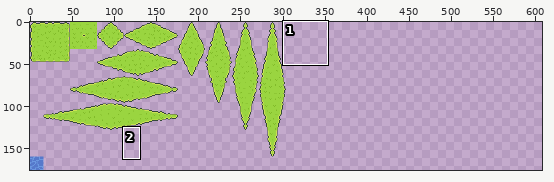
Edited in one commit: sprite sheet (Assets/Sprites/Gameplay/terrain_tileset.png). The first picture is a wide view before the edit; the outline marks the close-up.
Close-up. First the earlier version:
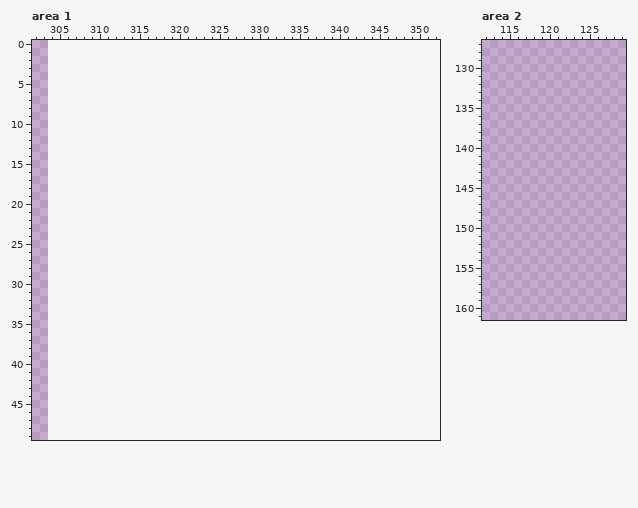
The file is 304x176 pixels. Shown: area 1: x 302..352, y 0..49; area 2: x 112..129, y 127..161. The old version is drawn lined up with the new one, on the new canvas. The commit also changed other parts of the picture, which this record leaves out.
And afterwards:
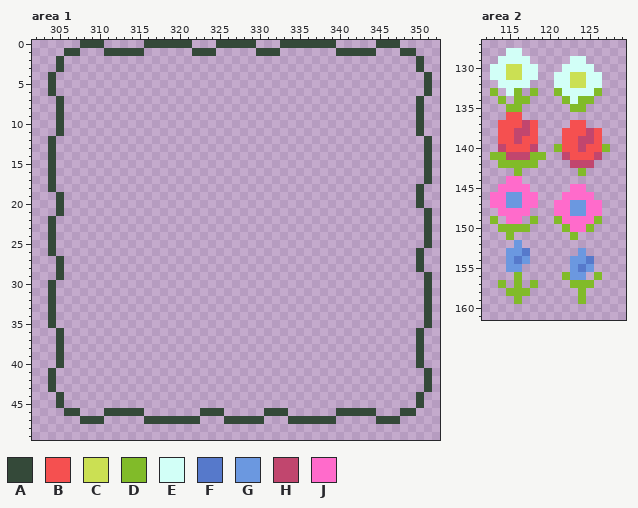
Palette (. is transparent): A #344939  B #f55050  C #cbe053  D #81bb29  E #d2fff7  F #5679cb  G #6b98e0  H #c1466e  J #ff6bcb
Diff:
canvas 304x176 -> 608x176
--- area 1
@@ x 302..352 @@
- 0 ...................................................
- 1 ...................................................
- 2 ...................................................
- 3 ...................................................
- 4 ...................................................
- 5 ...................................................
- 6 ...................................................
- 7 ...................................................
- 8 ...................................................
- 9 ...................................................
-10 ...................................................
-11 ...................................................
-12 ...................................................
-13 ...................................................
-14 ...................................................
-15 ...................................................
-16 ...................................................
-17 ...................................................
-18 ...................................................
-19 ...................................................
-20 ...................................................
-21 ...................................................
-22 ...................................................
-23 ...................................................
-24 ...................................................
-25 ...................................................
-26 ...................................................
-27 ...................................................
-28 ...................................................
-29 ...................................................
-30 ...................................................
-31 ...................................................
-32 ...................................................
-33 ...................................................
-34 ...................................................
-35 ...................................................
-36 ...................................................
-37 ...................................................
-38 ...................................................
-39 ...................................................
-40 ...................................................
-41 ...................................................
-42 ...................................................
-43 ...................................................
-44 ...................................................
-45 ...................................................
-46 ...................................................
-47 ...................................................
+ 0 ......AAA.....AAAAAA...AAAAA...AAAAAAA.....AAA.....
+ 1 ....AA...AAAAA......AAA.....AAA.......AAAAA...AA...
+ 2 ...A............................................A..
+ 3 ...A............................................A..
+ 4 ..A..............................................A.
+ 5 ..A..............................................A.
+ 6 ..A..............................................A.
+ 7 ...A............................................A..
+ 8 ...A............................................A..
+ 9 ...A............................................A..
+10 ...A............................................A..
+11 ...A............................................A..
+12 ..A..............................................A.
+13 ..A..............................................A.
+14 ..A..............................................A.
+15 ..A..............................................A.
+16 ..A..............................................A.
+17 ..A..............................................A.
+18 ..A.............................................A..
+19 ...A............................................A..
+20 ...A............................................A..
+21 ...A.............................................A.
+22 ..A..............................................A.
+23 ..A..............................................A.
+24 ..A..............................................A.
+25 ..A..............................................A.
+26 ..A.............................................A..
+27 ...A............................................A..
+28 ...A............................................A..
+29 ...A.............................................A.
+30 ..A..............................................A.
+31 ..A..............................................A.
+32 ..A..............................................A.
+33 ..A..............................................A.
+34 ..A..............................................A.
+35 ..A..............................................A.
+36 ...A............................................A..
+37 ...A............................................A..
+38 ...A............................................A..
+39 ...A............................................A..
+40 ...A............................................A..
+41 ..A..............................................A.
+42 ..A..............................................A.
+43 ..A..............................................A.
+44 ...A............................................A..
+45 ...A............................................A..
+46 ....AA...AAAAA.......AAA.....AAA......AAAAA...AA...
+47 ......AAA.....AAAAAAA...AAAAA...AAAAAA.....AAA.....
 48 ...................................................
--- area 2
@@ x 112..129 @@
 127 ..................
-128 ..................
-129 ..................
-130 ..................
-131 ..................
-132 ..................
-133 ..................
-134 ..................
-135 ..................
-136 ..................
-137 ..................
-138 ..................
-139 ..................
-140 ..................
-141 ..................
-142 ..................
-143 ..................
-144 ..................
-145 ..................
-146 ..................
-147 ..................
-148 ..................
-149 ..................
-150 ..................
-151 ..................
-152 ..................
-153 ..................
-154 ..................
-155 ..................
-156 ..................
-157 ..................
-158 ..................
-159 ..................
+128 ...EE.............
+129 ..EEEE.....EE.....
+130 .EECCEE...EEEE....
+131 .EECCEE..EECCEE...
+132 ..EEEE...EECCEE...
+133 .D.ED.D..DEEEED...
+134 ..D.DD....DEDD....
+135 ...DD......DD.....
+136 ...BB.............
+137 ..BBBHB....BB.....
+138 ..BBHHB...BBBHB...
+139 ..BBHBB...BBHHB...
+140 ..HBBBH..DBBHBBD..
+141 .DDHHHDD..HBBBH...
+142 ..DDDDD....HHH....
+143 ....D.......D.....
+144 ...JJ.............
+145 ..JJJJ.....JJ.....
+146 .JJGGJJ...JJJJ....
+147 .JJGGJJ..JJGGJJ...
+148 ..JJJJ...JJGGJJ...
+149 .D.JJ.D..DJJJJD...
+150 ..DDDD....DJJD....
+151 ...D.......D......
+152 ....G.............
+153 ...GGF......G.....
+154 ...GFG.....GGF....
+155 ...GG......GFG....
+156 ....D.....DGG.D...
+157 ..D.D.D....DDD....
+158 ...DDD......D.....
+159 ....D.......D.....
 160 ..................
Where, in picture pixels (left, top, right, bottom), the same in both close-ups:
added: (48, 40, 432, 424)
added: (490, 48, 610, 304)
